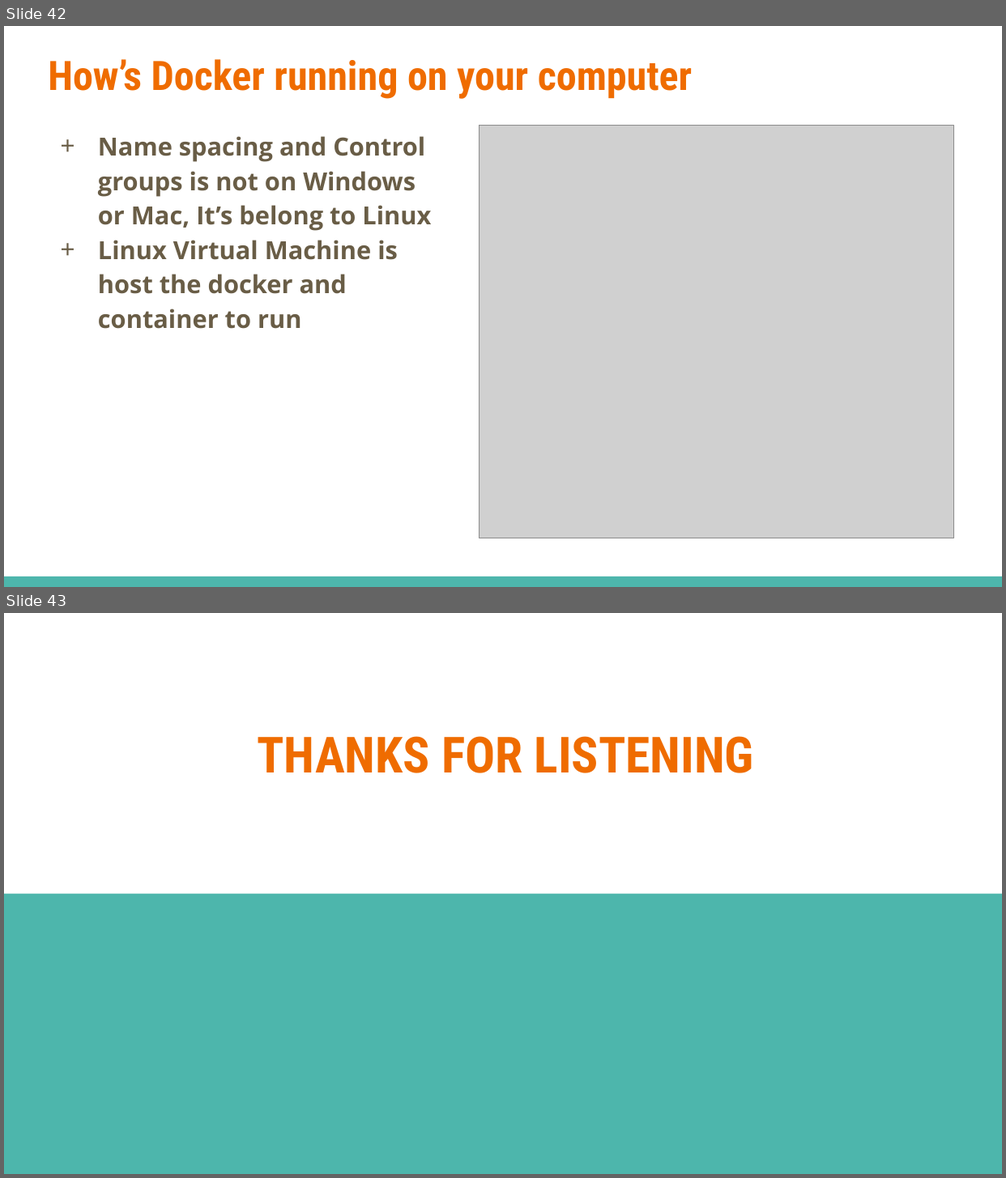
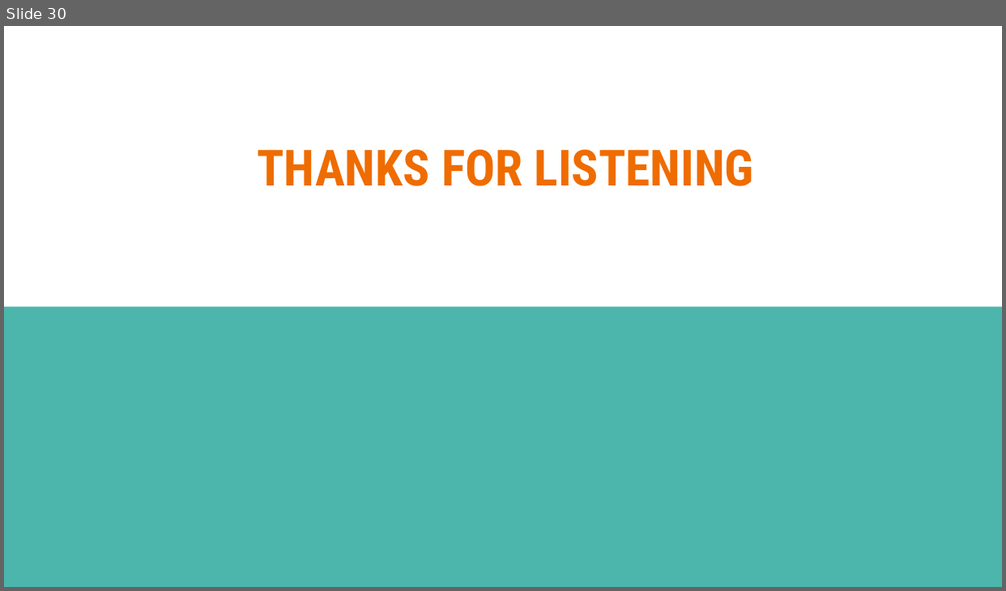
Before and after one commit to dinhhung09138/Learning-Example, a slide deck: Docker - 02 - Manipulating Containers.pptx. Shown one above the other, each under a label of ours: slides 42 and 43 before the commit, slide 30 after it. The pictures are 1006x1178 and 1006x591 pixels, drawn with LibreOffice and Linux fonts; fonts in the diff are those of the drawing; grey boxes stand for pictures. Boxes give left, top, right and bottom in pixels: in the first picture for what was removed or moved away, otherwise in the second. Text is boxed around its words. In the diff, an @@ line names an element or a change of style, - is before the commit and + after.

```diff
--- a/Docker - 02 - Manipulating Containers.pptx
+++ b/Docker - 02 - Manipulating Containers.pptx
@@ slide 42 removed at box(4, 26, 1002, 587), background #FFFFFF @@
@@ title removed at box(48, 59, 692, 99) @@
-How’s Docker running on your computer
@@ text removed at box(98, 136, 431, 329) @@
-+ Name spacing and Control groups is not on Windows or Mac, It’s belong to Linux
-+ Linux Virtual Machine is host the docker and container to run
@@ picture removed at box(479, 125, 953, 538) @@
@@ rectangle removed at box(4, 577, 1002, 587) @@
@@ what was slide 43 is now slide 30 @@
```
Also in this commit, not shown: 9 slides added, 21 other slides removed, 15 other files.
